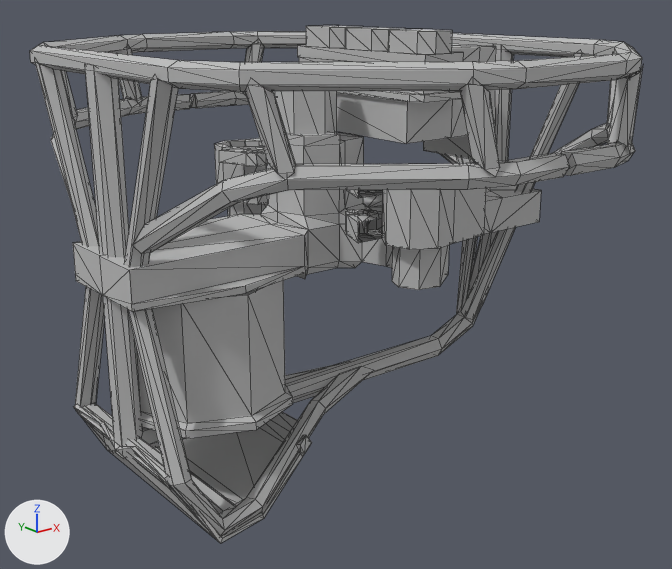
The glTF model atlas/meshes/pelvis.gltf: old version first, new version second.
One viewpoint serves both versions: a 50 mm lens placed at (-0.362, -0.466, 0.149), pointed at (0.006, -0.006, -0.035). Lighting does not change. The marker at lower left points along +X, +Y and +Z. Mesh edges are drawn as thin lines.

In view in the first picture: 'Node'.
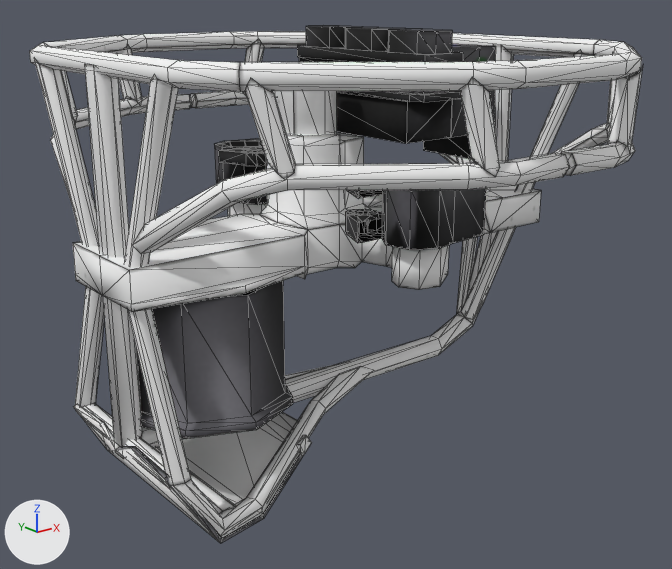
Where the change shows, as pixel boxes (x1, y1, x2, y2) in the pictures (672 x 569 px):
part 1 of me_node_mesh, cut back
    both: (406, 100, 452, 144)
part 2 of me_node_mesh, recoloured
    both: (30, 26, 643, 543)

Diff of the bpy script that builds the scene:
```diff
--- a/atlas/meshes/pelvis.gltf.py
+++ b/atlas/meshes/pelvis.gltf.py
@@ img_extremities_diffuse_unplugged_mit @@
+img_extremities_diffuse_unplugged_mit = load_image('extremities_diffuse_unplugged_mit', 'extremities_diffuse_unplugged_mit.jpg', 2048, 2048, 'sRGB')
@@ mat_drc_extremities_diffuse @@
+mat_drc_extremities_diffuse = principled_material('drc_extremities_diffuse')
+mat_drc_extremities_diffuse.texture = img_extremities_diffuse_unplugged_mit
+mat_drc_extremities_diffuse.roughness = 0.998
@@ me_node_mesh @@
 # used by ob_node; location = (0.0, 0.0, 0.0)
 # verts and faces of me_node_mesh; kept vertices keep their numbers, new ones are numbered from 1174
 # before: 958 (0.06, -0.054, 0.095), 959 (0.06, 0.054, 0.062), 960 (0.06, -0.054, 0.062) at pixel (450, 137), 961 (0.06, 0.054, 0.088), 962 (0.06, -0.054, 0.088)
 # before: 963 (0.06, 0.054, 0.062), 964 (0.06, -0.054, 0.062) at pixel (450, 137), 965 (0.022, 0.054, 0.088), 967 (0.022, 0.054, 0.062), 968 (0.022, -0.054, 0.062) at pixel (406, 143)
-me_node_mesh.from_pydata(...)  # 1174 vertices, 1978 faces; spans x -0.155..0.175, y -0.186..0.187, z -0.147..0.127
+me_node_mesh.from_pydata(...)  # 1172 vertices, 1974 faces; spans x -0.155..0.175, y -0.186..0.187, z -0.147..0.127
+# me_node_mesh part 1
+delete_vertices([963, 964])  # with the faces that use them
+faces += [(958, 962, 960), (959, 967, 965), (959, 965, 961), (960, 962, 968), (960, 968, 967), (959, 960, 967)]
+# me_node_mesh part 2: 1968 faces spanning x -0.155..0.175, y -0.186..0.187, z -0.147..0.127 switch from mat_default (grey #bcbcbc) to mat_drc_extremities_diffuse (picture img_extremities_diffuse_unplugged_mit)
+# me_node_mesh part 3: the surface is now shaded smooth
```
